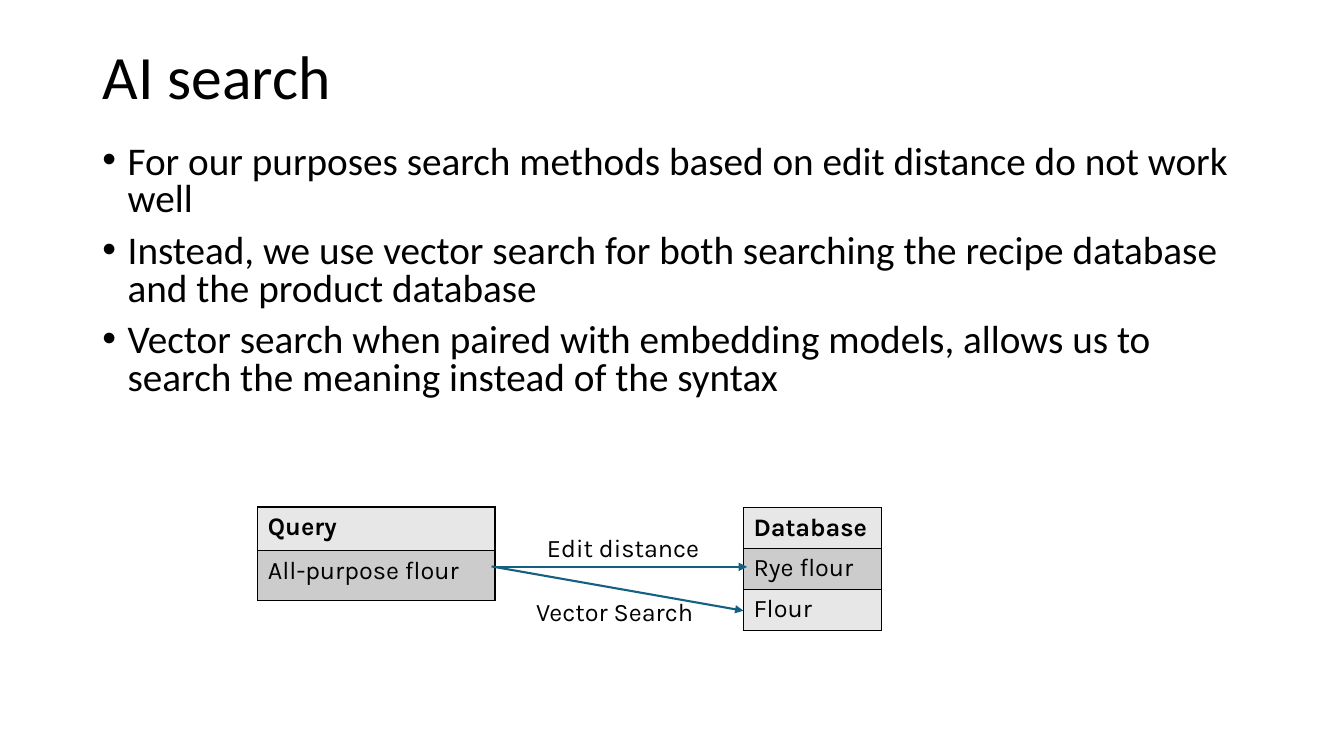
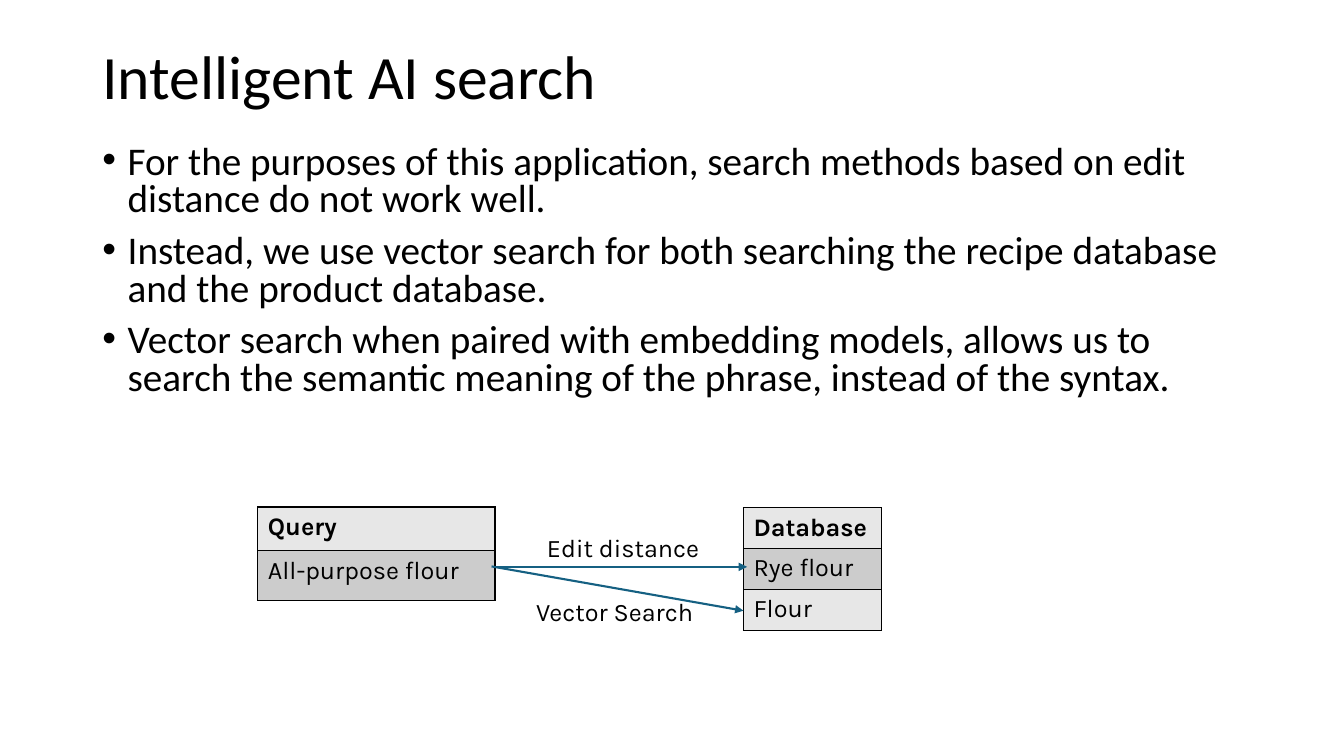
Before and after one commit to deepnetworkgmbh/generative-ai, a slide deck: slide 12 of recipe_generation/Presentation.pptx (slide 11 before the commit). Drawn at 1344x756 pixels with LibreOffice and Linux fonts; fonts in the diff are those of the drawing. Boxes give left, top, right and bottom in pixels: in the first picture for what was removed or moved away, otherwise in the second. Text is boxed around its words. In the diff, an @@ line names an element or a change of style, - is before the commit and + after.

```diff
--- a/recipe_generation/Presentation.pptx
+++ b/recipe_generation/Presentation.pptx
@@ title at (102,56,596,110): text changed @@
-AI search
+Intelligent AI search
@@ text at (128,147,1217,398): text changed @@
-• For our purposes search methods based on edit distance do not work well
-• Instead, we use vector search for both searching the recipe database and the product database
-• Vector search when paired with embedding models, allows us to search the meaning instead of the syntax
+• For the purposes of this application, search methods based on edit distance do not work well.
+• Instead, we use vector search for both searching the recipe database and the product database.
+• Vector search when paired with embedding models, allows us to search the semantic meaning of the phrase, instead of the syntax.
```
Also in this commit, not shown: 13 other slides changed, 4 slides added, 1 slide removed.
